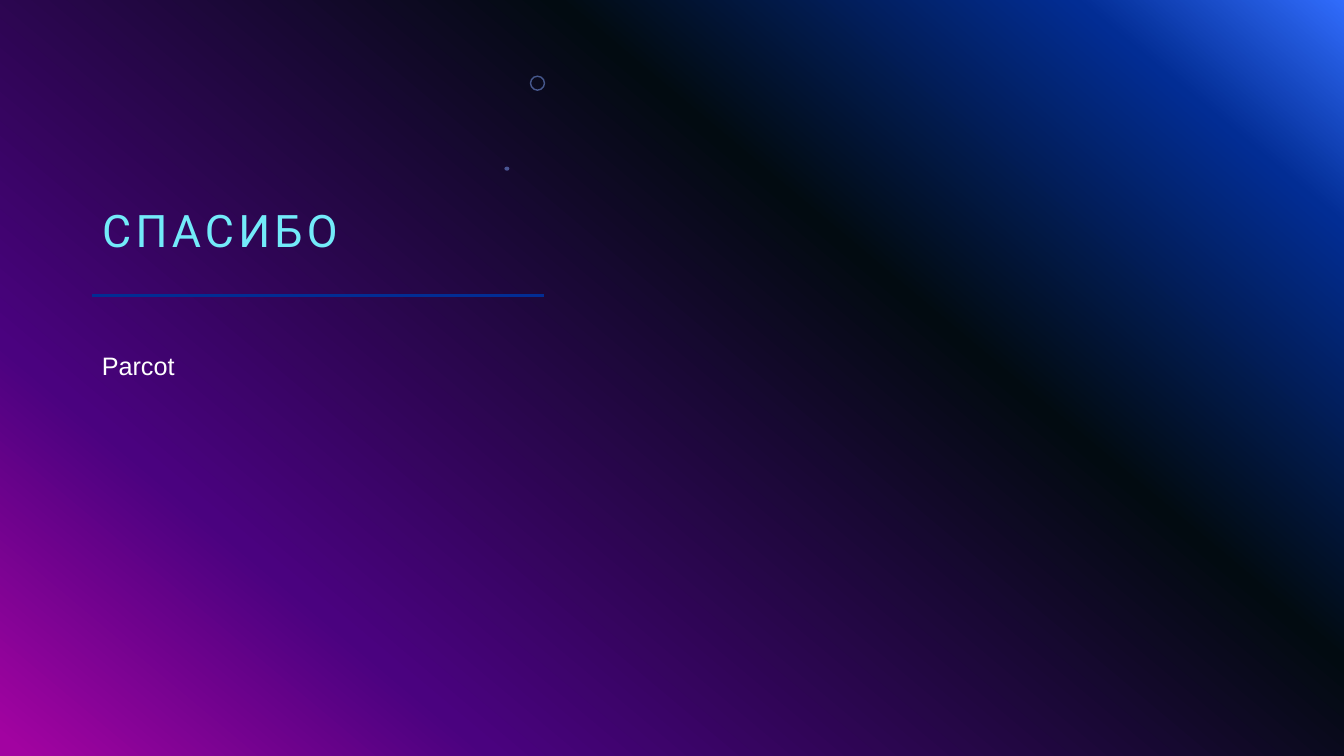
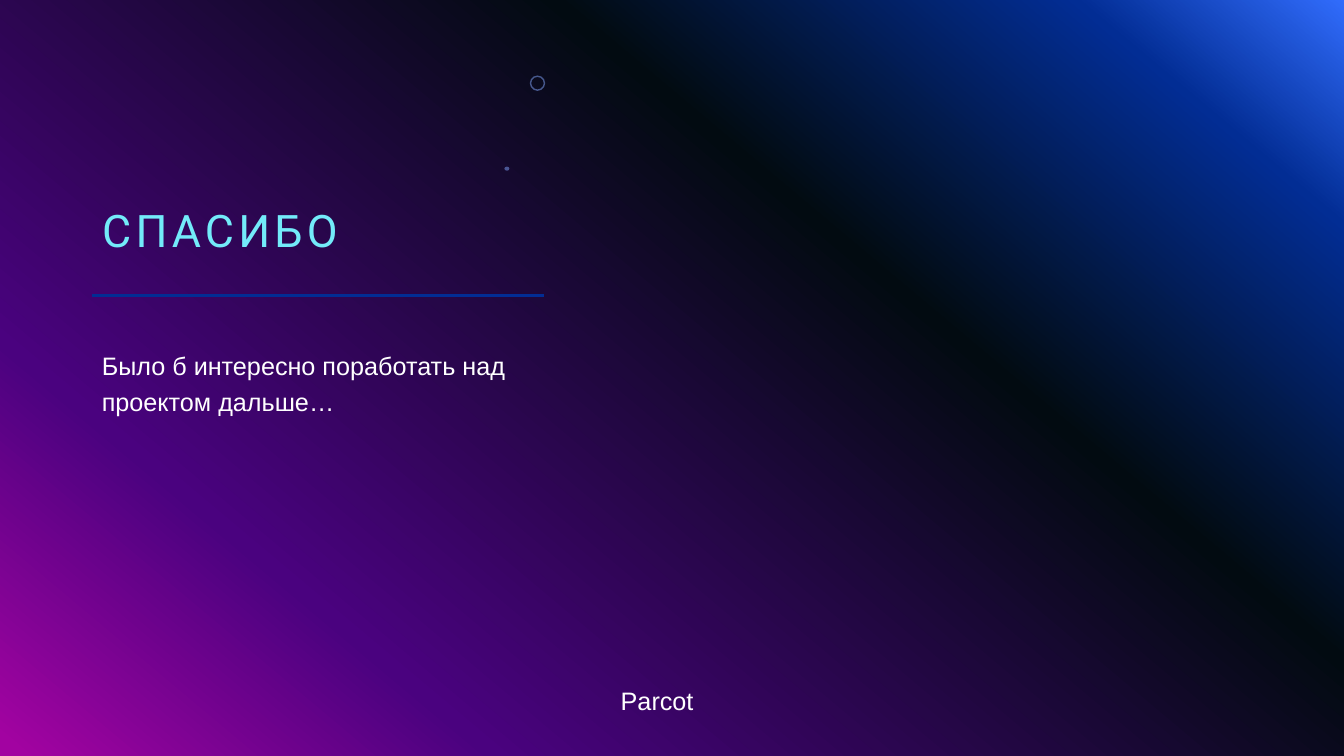
Before and after one commit to KrivoSoft/Parcot, a slide deck: slide 16 of Презентация Parcot.pptx (slide 12 before the commit). Drawn at 1344x756 pixels with LibreOffice and Linux fonts; fonts in the diff are those of the drawing; background and template pictures are left out. Boxes give left, top, right and bottom in pixels: in the first picture for what was removed or moved away, otherwise in the second. Text is boxed around its words. In the diff, an @@ line names an element or a change of style, - is before the commit and + after.

```diff
--- a/Презентация Parcot.pptx
+++ b/Презентация Parcot.pptx
@@ text at (x1=102, y1=356, x2=505, y2=417): text changed @@
-Parcot
+Было б интересно поработать над проектом дальше…
@@ text added at (x1=621, y1=692, x2=694, y2=711), 18 pt, text #FFFFFF @@
+Parcot
```
Also in this commit, not shown: 2 other slides changed, 7 slides added, 3 slides removed.
